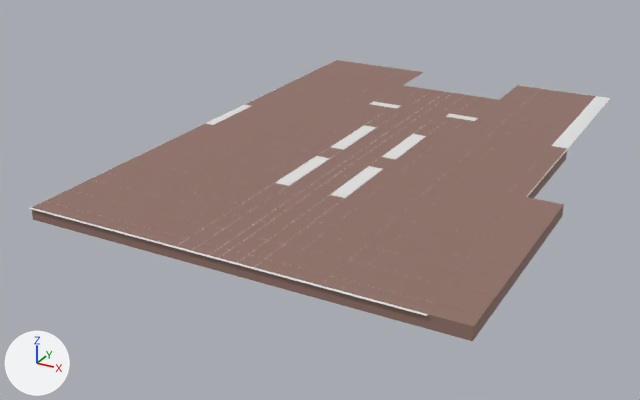
One commit to the FBX model Assets/FBX/GateRoom/Gatroom_FloorTiles_100721.fbx: the scene before it, then after it.
Both versions are drawn from a 50 mm lens placed at (20.2, -41.3, 19.9), pointed at (-3.6, 2.0, -1.7). The axes (+X, +Y, +Z) are drawn at lower left. The lights are the same throughout. Where no turn or scale is listed for an object, it has been applied to the vertices.
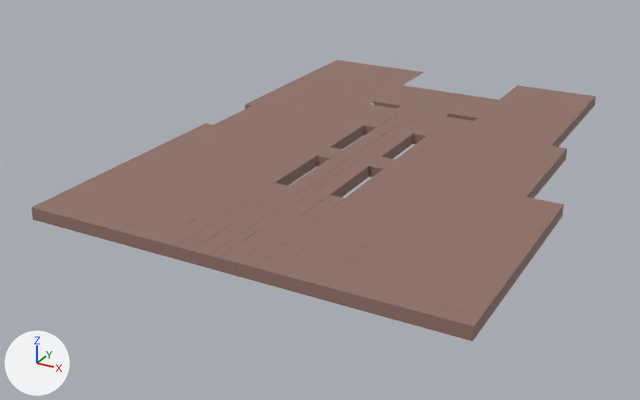
Where the newer file only moved an object's origin or applied its transform, the numbers keep the older frame.

Pixel boxes (x1, y1, x2, y2) of what changed, in the pictures (640 x 400 px):
'Underfloor', hidden: before (29, 61, 610, 316)
part 1 of me_scene_000, shading changed: (32, 73, 589, 341) in both

Edits to the bpy script that builds the scene:
```text
Change me_scene_000:
    where me_scene_000.from_pydata(...)  # 1278 vertices, 940 faces; spans x -10.7..13.1, y -17.0..16.6, z 0.4..1.1
    used by ob_plane_316__1; location = (-2.06, 5.04, 0.13)
    me_scene_000 part 1: edges marked sharp go from 1307 to 1305
Change ob_underfloor:
    add ob_underfloor.hide_viewport = True
```
